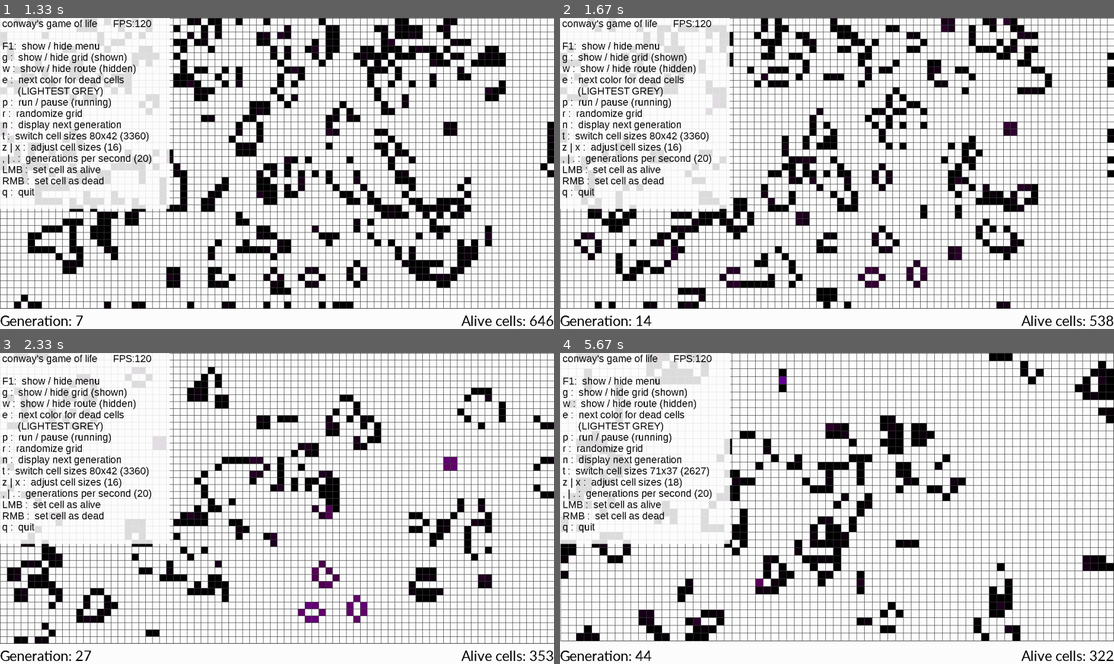
Above: before the commit, frames 1-4 (two rows, left to right).
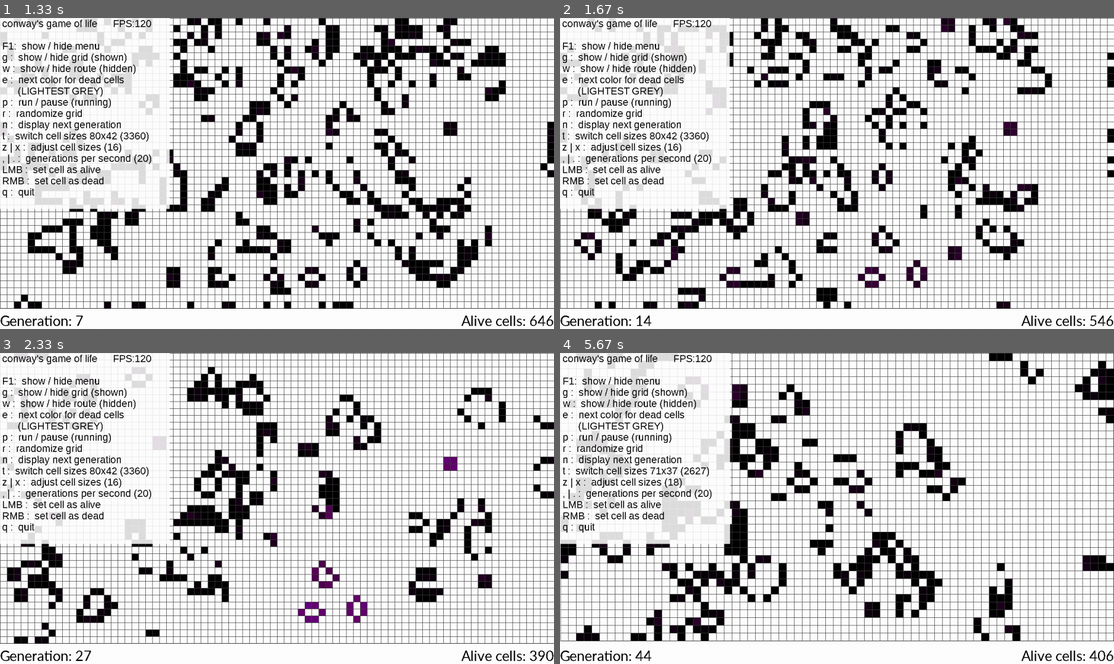
Above: after the commit, the same moments.

Repository: mzebrak/pygame-conways-game-of-life
Game: pygame game, started from game/__main__.py
The game is run twice, just before and just after one commit, with the same random seed, the same clock (stepped at 60 frames per second) and the same inputs.
Inputs (mouse positions are in pixels of both pictures, inside the frame that each line leads up to):
- Up to frame 1 (1.33 s): tap X at 0.33 s; tap Z at 0.67 s; hold P from 1 s (still down)
- Up to frame 2 (1.67 s): release P at 1.47 s; press the mouse at (820, 120) at 1.53 s; move the mouse to (931, 204) at 1.63 s
- Up to frame 3 (2.33 s): release the mouse at (487, 626) at 1.77 s; press the mouse at (260, 455) at 1.87 s; move the mouse to (321, 471) at 1.97 s; release the mouse at (387, 483) at 2.1 s; press the mouse at (260, 455) at 2.2 s; move the mouse to (354, 477) at 2.3 s
- Up to frame 4 (5.67 s): release the mouse at (1008, 502) at 2.43 s; hold X 2.5-2.97 s; hold R 3-3.47 s; hold R 3.5-3.97 s; press the mouse at (820, 455) at 4.03 s; move the mouse to (764, 468) at 4.13 s; release the mouse at (715, 483) at 4.27 s; press the mouse at (820, 455) at 4.37 s; move the mouse to (886, 461) at 4.47 s; release the mouse at (953, 468) at 4.6 s; click (1030, 505) at 5.22 s

Frame 1 is identical in both runs. In frame 2, 0.4% of the frame differs, in the area x 43-100%, y 26-100%; in frame 3, 2.8%; in frame 4, 12%, in the area x 7-100%, y 0-100%.

Commit message:
LMB bug fixed, added some patterns

Diff:
--- a/game/ArgsParser.py
+++ b/game/ArgsParser.py
@@ -1,23 +1,24 @@
+from Settings import CELL_SIZE, WIDTH, HEIGHT, FPS, START_GENS_PER_SEC
 from argparse import ArgumentParser
 
 
 class ArgsParser:
     def __init__(self):
         par = ArgumentParser(description='github.com/m-zebrak implementation of conway\'s game of life')
-        par.add_argument('-s', '--size', metavar='INT', type=int, default=0,
-                         help='startup size of each cell (INT x INT)',
+        par.add_argument('-s', '--size', metavar='INT', type=int, default=CELL_SIZE,
+                         help='startup size of each cell (INT x INT) between  between MIN_CELL_SIZE and MAX_CELL_SIZE',
                          required=False)
-        par.add_argument('-f', '--fps', metavar='INT', type=int, default=0,
-                         help='set the framerate cap during the game',
+        par.add_argument('-f', '--fps', metavar='INT', type=int, default=FPS,
+                         help='set the framerate cap during the game, must be greater or equal 1',
                          required=False)
-        par.add_argument('-g', '--gens_per_sec', metavar='INT', type=int, default=0,
-                         help='startup number of generations per sec',
+        par.add_argument('-g', '--gens_per_sec', metavar='INT', type=int, default=START_GENS_PER_SEC,
+                         help='startup number of generations per sec, between MIN_GENS_PER_SEC and MAX_GENS_PER_SEC',
                          required=False)
-        par.add_argument('-W', '--width', metavar='INT', type=int, default=0,
-                         help='startup screen width',
+        par.add_argument('-W', '--width', metavar='INT', type=int, default=WIDTH,
+                         help='startup screen width, must be greater than MIN_WIDTH',
                          required=False)
-        par.add_argument('-H', '--height', metavar='INT', type=int, default=0,
-                         help='startup screen height',
+        par.add_argument('-H', '--height', metavar='INT', type=int, default=HEIGHT,
+                         help='startup screen height, must be greater than MIN_HEIGHT',
                          required=False)
         par.add_argument('-F', '--file', metavar='PATH', type=str, default=None,
                          help='relative path from __main__ to the folder with the file,  ex. ../patterns/glider.txt',
--- a/game/GameOfLife.py
+++ b/game/GameOfLife.py
@@ -1,10 +1,12 @@
+import pygame.time
+
 from Settings import *
 from Cell import Cell
 
 
 class GameOfLife:
-    def __init__(self, cell_size: int = 0, fps: int = 0, gens_per_sec: int = 0, width: int = 0, height: int = 0,
-                 file_path: str = None):
+    def __init__(self, cell_size: int = CELL_SIZE, fps: int = FPS, gens_per_sec: int = START_GENS_PER_SEC,
+                 width: int = WIDTH, height: int = HEIGHT, file_path: str = None):
         """
         :param cell_size: Length of the side of a square cell (px)
         :param fps: Framerate cap
@@ -18,13 +20,11 @@
         pg.display.set_icon(pg.image.load(ICON))
         pg.display.set_caption(TITLE)
         pg.event.set_allowed([QUIT, KEYDOWN, MOUSEBUTTONDOWN])
-        # if width/height was not set by args (default 0) then it will be set from settings, but if it was set from
-        # args - it also check if  the value was greater than minimum else sets min
-        self.width = WIDTH if width == 0 else width if width > MIN_WIDTH else MIN_WIDTH
+        self.cell_size = CELL_SIZE if not MIN_CELL_SIZE <= cell_size <= MAX_CELL_SIZE else cell_size
+        self.fps = FPS if fps < 1 else fps
+        self.gens_per_sec = START_GENS_PER_SEC if not MIN_GENS_PER_SEC <= gens_per_sec <= MAX_GENS_PER_SEC else gens_per_sec
+        self.width = MIN_WIDTH if width < MIN_WIDTH else width
         self.height = HEIGHT if height == 0 else height if height > MIN_HEIGHT else MIN_HEIGHT
-        self.cell_size = CELL_SIZE if cell_size < MIN_CELL_SIZE else cell_size
-        self.fps = FPS if fps < 1 else fps
-        self.gens_per_sec = START_GENS_PER_SEC if not 1 <= gens_per_sec <= MAX_GENS_PER_SEC else gens_per_sec
         self.screen = pg.display.set_mode([self.width, self.height], HWSURFACE | DOUBLEBUF | RESIZABLE)
         self.clock = pg.time.Clock()
         self.new_gen_event = pg.USEREVENT + 1
@@ -40,6 +40,10 @@
         self.new(file=file_path)
 
     def load_from_file(self, file: str):
+        """
+        Load grid from the specified file
+        :param file: relative path to the file
+        """
         try:
             with open(file) as f:
                 content = [line.strip() for line in f]
@@ -54,12 +58,11 @@
         self.generation = 0
         self.sprites = pg.sprite.Group()
         self.cell_size = int(min(self.width / len(content), (self.height - MENU_HEIGHT) / len(content[0])))
-        if len(content) > len(content[0]):
-            self.grid_width = len(content)
-            self.grid_height = int((self.height - MENU_HEIGHT) / self.cell_size)
-        else:
-            self.grid_width = int(self.width / self.cell_size)
-            self.grid_height = len(content[0])
+        if self.cell_size < MIN_CELL_SIZE:
+            print(f'Cell size is too small: \'{self.cell_size}\'. Change minimum value or modify number of rows/cols!')
+            quit()
+        self.grid_width = len(content)
+        self.grid_height = len(content[0])
 
         self.cells = [[Cell(self, self.cell_size, x, y, color=BLACK, alive=True)
                        if x < len(content) and y < len(content[0]) and int(content[x][y])
@@ -85,17 +88,17 @@
     def create_list(self, action: str = None):
         """
         Creates a list of Cell type objects, depending on the action - the old list could be copied
-        :param action: 'INCREASED' (cell_size) - when new grid will be smaller, 'DECREASED' - when new grid will be
+        :param action: 'DECREASE'- when new grid will be smaller, 'INCREASE' - when new grid will be
         bigger or None/else if there si no need to copy Cell states of the old grid.
         """
-        if action == 'DECREASED':
+        if action == 'INCREASE':
             # extend the existing list by copying cells from the old list and adding new dead cells to the rest of
             # the indexes
             self.cells = [[Cell(self, self.cell_size, x, y, color=self.cells[x][y].color, alive=self.cells[x][y].alive)
                            if x < len(self.cells) and y < len(self.cells[0])
                            else Cell(self, self.cell_size, x, y, color=WHITE)
                            for y in range(self.grid_height)] for x in range(self.grid_width)]
-        elif action == 'INCREASED':
+        elif action == 'DECREASE':
             # copy bigger list to the smaller one (so copies only cells which will fit into the new one) - by new lower
             # indexes - grid_width and grid_height
             self.cells = [[Cell(self, self.cell_size, x, y, color=self.cells[x][y].color, alive=self.cells[x][y].alive)
@@ -327,11 +330,11 @@
         elif event.key == pg.K_x:
             print("'x' pressed! - cell size increased")
             self.cell_size += 2 if self.cell_size <= 98 else 0
-            self.new(action='INCREASED')
+            self.new(action='DECREASE')
         elif event.key == pg.K_z:
             print("'z' pressed! - cell size decreased")
             self.cell_size -= 2 if self.cell_size >= 10 else 0
-            self.new(action='DECREASED')
+            self.new(action='INCREASE')
         elif event.key == pg.K_F1:
             print("'F1' pressed! - toggling menu view")
             self.show_menu = not self.show_menu
@@ -386,17 +389,17 @@
             elif event.type == QUIT:
                 self.quit()
             elif event.type == VIDEORESIZE:
+                width_before, height_before = self.width, self.height
                 self.width = MIN_WIDTH if event.w < MIN_WIDTH else event.w
                 self.height = MIN_HEIGHT if event.h < MIN_HEIGHT else event.h
                 self.screen = pg.display.set_mode((self.width, self.height), HWSURFACE | DOUBLEBUF | RESIZABLE)
-                self.new()
-                self.draw()
-            elif event.type == MOUSEBUTTONDOWN:
-                if event.button == WHEEL_DOWN or event.button == WHEEL_UP:
-                    self.handle_mouse_scroll(event.button)
+                (width_before < self.width or height_before < self.height) and self.new(action="INCREASE")
+                (width_before > self.width or height_before > self.grid_height) and self.new(action="DECREASE")
             elif event.type == KEYDOWN:
                 self.handle_keys(event)
             elif button := pg.mouse.get_pressed(num_buttons=3):
+                if event.type == MOUSEBUTTONDOWN and (event.button == WHEEL_DOWN or event.button == WHEEL_UP):
+                    self.handle_mouse_scroll(event.button)
                 if not self.handle_mouse_buttons(event, button):
                     continue
 
--- a/game/Settings.py
+++ b/game/Settings.py
@@ -28,6 +28,7 @@
 CELL_SIZES = cycle([16, 32, 64, 8])
 CELL_SIZE = next(CELL_SIZES)
 MIN_CELL_SIZE = 8
+MAX_CELL_SIZE = 200
 
 START_GENS_PER_SEC = 20
 MIN_GENS_PER_SEC = 1
--- /dev/null
+++ b/patterns/immortal_one_line.txt
@@ -0,0 +1,65 @@
+0000000000000000000000000000000000000000000000000000000000000000000000000000000000000000000000000000000000000000000000000000000
+0000000000000000000000000000000000000000000000000000000000000000000000000000000000000000000000000000000000000000000000000000000
+0000000000000000000000000000000000000000000000000000000000000000000000000000000000000000000000000000000000000000000000000000000
+0000000000000000000000000000000000000000000000000000000000000000000000000000000000000000000000000000000000000000000000000000000
+0000000000000000000000000000000000000000000000000000000000000000000000000000000000000000000000000000000000000000000000000000000
+0000000000000000000000000000000000000000000000000000000000000000000000000000000000000000000000000000000000000000000000000000000
+0000000000000000000000000000000000000000000000000000000000000000000000000000000000000000000000000000000000000000000000000000000
+0000000000000000000000000000000000000000000000000000000000000000000000000000000000000000000000000000000000000000000000000000000
+0000000000000000000000000000000000000000000000000000000000000000000000000000000000000000000000000000000000000000000000000000000
+0000000000000000000000000000000000000000000000000000000000000000000000000000000000000000000000000000000000000000000000000000000
+0000000000000000000000000000000000000000000000000000000000000000000000000000000000000000000000000000000000000000000000000000000
+0000000000000000000000000000000000000000000000000000000000000000000000000000000000000000000000000000000000000000000000000000000
+0000000000000000000000000000000000000000000000000000000000000000000000000000000000000000000000000000000000000000000000000000000
+0000000000000000000000000000000000000000000000000000000000000000000000000000000000000000000000000000000000000000000000000000000
+0000000000000000000000000000000000000000000000000000000000000000000000000000000000000000000000000000000000000000000000000000000
+0000000000000000000000000000000000000000000000000000000000000000000000000000000000000000000000000000000000000000000000000000000
+0000000000000000000000000000000000000000000000000000000000000000000000000000000000000000000000000000000000000000000000000000000
+0000000000000000000000000000000000000000000000000000000000000000000000000000000000000000000000000000000000000000000000000000000
+0000000000000000000000000000000000000000000000000000000000000000000000000000000000000000000000000000000000000000000000000000000
+0000000000000000000000000000000000000000000000000000000000000000000000000000000000000000000000000000000000000000000000000000000
+0000000000000000000000000000000000000000000000000000000000000000000000000000000000000000000000000000000000000000000000000000000
+0000000000000000000000000000000000000000000000000000000000000000000000000000000000000000000000000000000000000000000000000000000
+0000000000000000000000000000000000000000000000000000000000000000000000000000000000000000000000000000000000000000000000000000000
+0000000000000000000000000000000000000000000000000000000000000000000000000000000000000000000000000000000000000000000000000000000
+0000000000000000000000000000000000000000000000000000000000000000000000000000000000000000000000000000000000000000000000000000000
+0000000000000000000000000000000000000000000000000000000000000000000000000000000000000000000000000000000000000000000000000000000
+0000000000000000000000000000000000000000000000000000000000000000000000000000000000000000000000000000000000000000000000000000000
+0000000000000000000000000000000000000000000000000000000000000000000000000000000000000000000000000000000000000000000000000000000
+0000000000000000000000000000000000000000000000000000000000000000000000000000000000000000000000000000000000000000000000000000000
+0000000000000000000000000000000000000000000000000000000000000000000000000000000000000000000000000000000000000000000000000000000
+0000000000000000000000000000000000000000000000000000000000000000000000000000000000000000000000000000000000000000000000000000000
+0000000000000000000000000000000000000000000000000000000000000000000000000000000000000000000000000000000000000000000000000000000
+0000000000000000000000000000000000000000000011111111011111000111000000111111101111100000000000000000000000000000000000000000000
+0000000000000000000000000000000000000000000000000000000000000000000000000000000000000000000000000000000000000000000000000000000
+0000000000000000000000000000000000000000000000000000000000000000000000000000000000000000000000000000000000000000000000000000000
+0000000000000000000000000000000000000000000000000000000000000000000000000000000000000000000000000000000000000000000000000000000
+0000000000000000000000000000000000000000000000000000000000000000000000000000000000000000000000000000000000000000000000000000000
+0000000000000000000000000000000000000000000000000000000000000000000000000000000000000000000000000000000000000000000000000000000
+0000000000000000000000000000000000000000000000000000000000000000000000000000000000000000000000000000000000000000000000000000000
+0000000000000000000000000000000000000000000000000000000000000000000000000000000000000000000000000000000000000000000000000000000
+0000000000000000000000000000000000000000000000000000000000000000000000000000000000000000000000000000000000000000000000000000000
+0000000000000000000000000000000000000000000000000000000000000000000000000000000000000000000000000000000000000000000000000000000
+0000000000000000000000000000000000000000000000000000000000000000000000000000000000000000000000000000000000000000000000000000000
+0000000000000000000000000000000000000000000000000000000000000000000000000000000000000000000000000000000000000000000000000000000
+0000000000000000000000000000000000000000000000000000000000000000000000000000000000000000000000000000000000000000000000000000000
+0000000000000000000000000000000000000000000000000000000000000000000000000000000000000000000000000000000000000000000000000000000
+0000000000000000000000000000000000000000000000000000000000000000000000000000000000000000000000000000000000000000000000000000000
+0000000000000000000000000000000000000000000000000000000000000000000000000000000000000000000000000000000000000000000000000000000
+0000000000000000000000000000000000000000000000000000000000000000000000000000000000000000000000000000000000000000000000000000000
+0000000000000000000000000000000000000000000000000000000000000000000000000000000000000000000000000000000000000000000000000000000
+0000000000000000000000000000000000000000000000000000000000000000000000000000000000000000000000000000000000000000000000000000000
+0000000000000000000000000000000000000000000000000000000000000000000000000000000000000000000000000000000000000000000000000000000
+0000000000000000000000000000000000000000000000000000000000000000000000000000000000000000000000000000000000000000000000000000000
+0000000000000000000000000000000000000000000000000000000000000000000000000000000000000000000000000000000000000000000000000000000
+0000000000000000000000000000000000000000000000000000000000000000000000000000000000000000000000000000000000000000000000000000000
+0000000000000000000000000000000000000000000000000000000000000000000000000000000000000000000000000000000000000000000000000000000
+0000000000000000000000000000000000000000000000000000000000000000000000000000000000000000000000000000000000000000000000000000000
+0000000000000000000000000000000000000000000000000000000000000000000000000000000000000000000000000000000000000000000000000000000
+0000000000000000000000000000000000000000000000000000000000000000000000000000000000000000000000000000000000000000000000000000000
+0000000000000000000000000000000000000000000000000000000000000000000000000000000000000000000000000000000000000000000000000000000
+0000000000000000000000000000000000000000000000000000000000000000000000000000000000000000000000000000000000000000000000000000000
+0000000000000000000000000000000000000000000000000000000000000000000000000000000000000000000000000000000000000000000000000000000
+0000000000000000000000000000000000000000000000000000000000000000000000000000000000000000000000000000000000000000000000000000000
+0000000000000000000000000000000000000000000000000000000000000000000000000000000000000000000000000000000000000000000000000000000
+0000000000000000000000000000000000000000000000000000000000000000000000000000000000000000000000000000000000000000000000000000000
--- /dev/null
+++ b/patterns/pulsar.txt
@@ -0,0 +1,17 @@
+00000000000000000
+00000000000000000
+00001110001110000
+00000000000000000
+00100001010000100
+00100001010000100
+00100001010000100
+00001110001110000
+00000000000000000
+00001110001110000
+00100001010000100
+00100001010000100
+00100001010000100
+00000000000000000
+00001110001110000
+00000000000000000
+00000000000000000
Not shown, changed: gameoflife.bat
